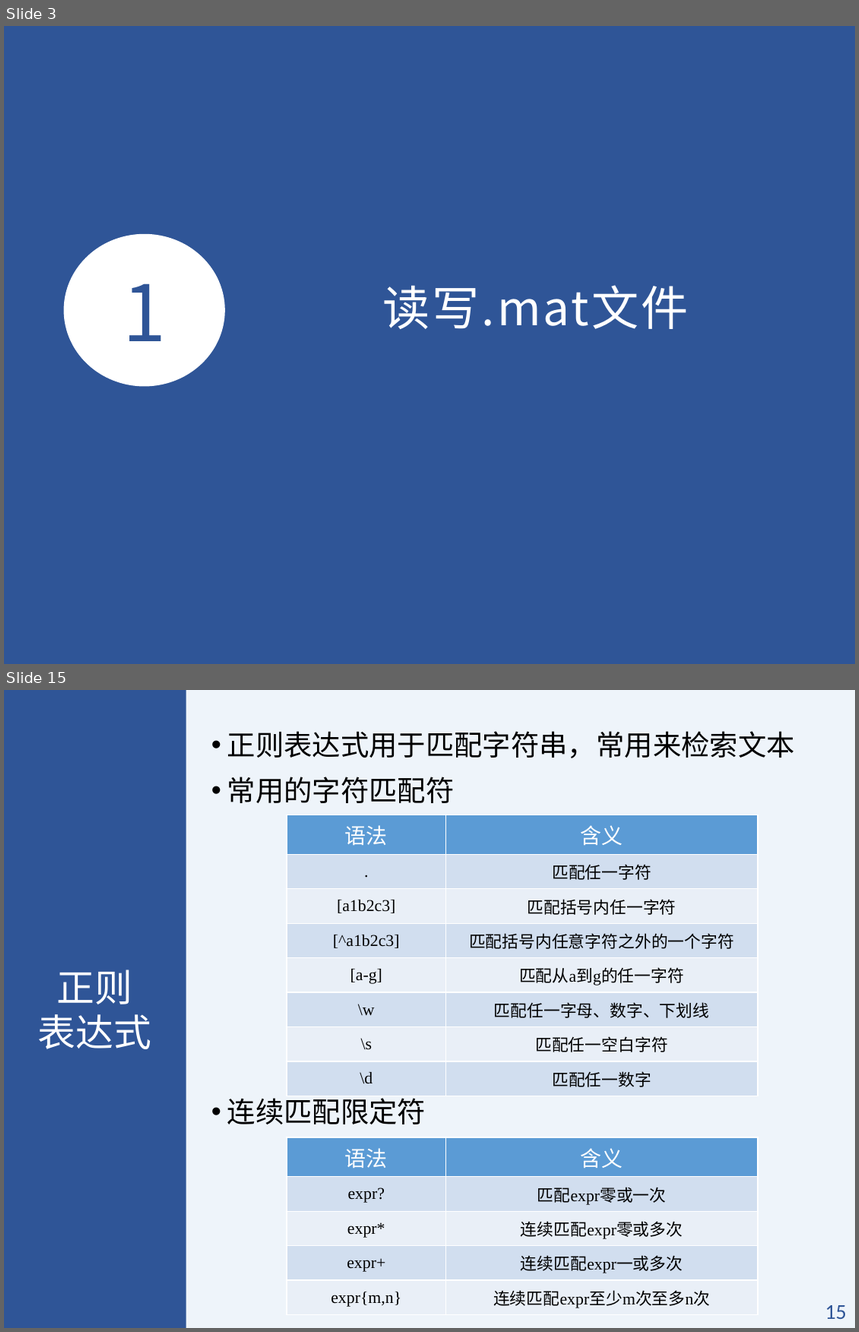
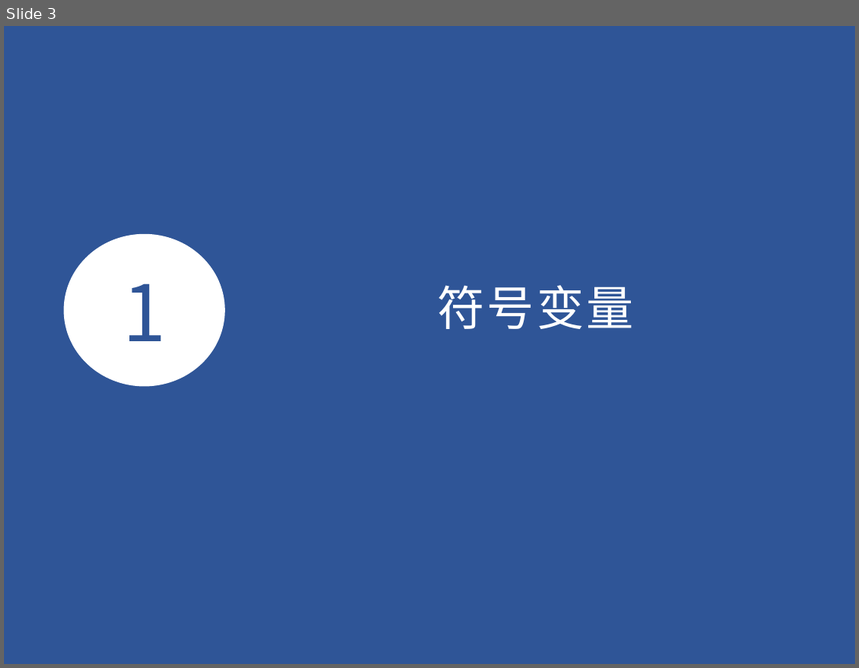
Before and after one commit to BIMK/MATLAB, a slide deck: slides/第4讲.pptx. Shown one above the other, each under a label of ours: slides 3 and 15 before the commit, slide 3 after it; the slides between them are not shown. The pictures are 859x1332 and 859x668 pixels, drawn with LibreOffice and Linux fonts; fonts in the diff are those of the drawing. Boxes give left, top, right and bottom in pixels: in the first picture for what was removed or moved away, otherwise in the second. Text is boxed around its words. In the diff, an @@ line names an element or a change of style, - is before the commit and + after.

```diff
--- a/slides/第4讲.pptx
+++ b/slides/第4讲.pptx
@@ slide 15 removed at <box>4,690,855,1328</box>, background #DEEBF7 at 50% opacity @@
@@ rectangle removed at <box>4,690,186,1328</box> @@
@@ text removed at <box>227,731,795,1125</box> @@
-• 正则表达式用于匹配字符串，常用来检索文本
-• 常用的字符匹配符
-• 连续匹配限定符
@@ table removed at <box>287,815,757,1091</box>, 8 rows, 2 columns @@
-语法 | 含义
-. | 匹配任一字符
-[a1b2c3] | 匹配括号内任一字符
-[^a1b2c3] | 匹配括号内任意字符之外的一个字符
-[a-g] | 匹配从a到g的任一字符
-\w | 匹配任一字母、数字、下划线
-\s | 匹配任一空白字符
-\d | 匹配任一数字
@@ text removed at <box>38,970,151,1049</box> @@
-正则
-表达式
@@ table removed at <box>287,1138,757,1312</box>, 5 rows, 2 columns @@
-语法 | 含义
-expr? | 匹配expr零或一次
-expr* | 连续匹配expr零或多次
-expr+ | 连续匹配expr一或多次
-expr{m,n} | 连续匹配expr至少m次至多n次
@@ page number removed at <box>826,1306,847,1319</box> @@
-15
@@ slide 3 changed as well @@
@@ text at <box>438,285,634,329</box>: text changed @@
-读写.mat文件
+符号变量
```
Also in this commit, not shown: 1 other slide changed, 20 slides added, 28 other slides removed, 7 other files.
